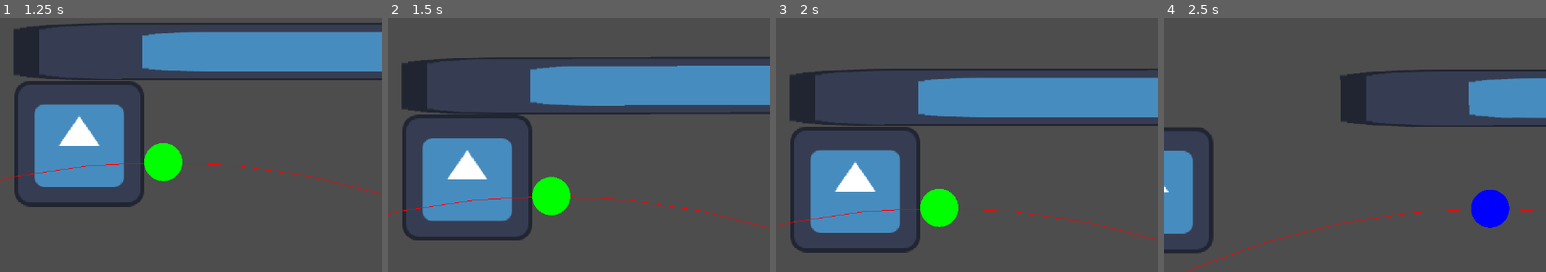
Above: before the commit, frames 1-4 (left to right).
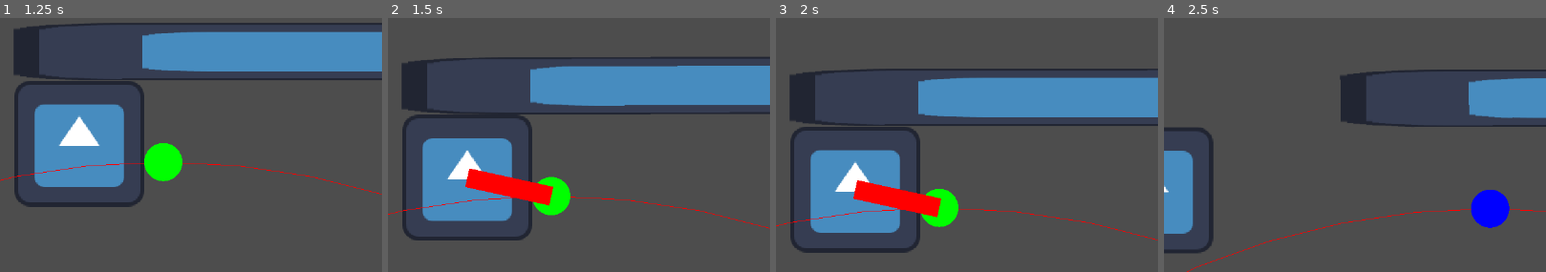
Above: after the commit, the same moments.

Repository: mrmojii/ocult
Game: Godot game, scene res://World/world.tscn
Same seed, same stepped clock (60 frames per second), same inputs: the game is played once before the commit and once after it. The engine's default icon, where the game draws it, is replaced by a stand-in: a white triangle on a blue panel in a dark square.
Inputs:
- Up to frame 1 (1.25 s): tap Enter at 0.5 s; hold W (MoveUp) from 0.53 s (still down); hold E (Interact) from 0.53 s (still down)
- Up to frame 2 (1.5 s): keep holding W (MoveUp); release E (Interact) at 1.28 s; tap E (Interact) at 1.35 s
- Up to frame 3 (2 s): keep holding W (MoveUp)
- Up to frame 4 (2.5 s): release W (MoveUp) at 2.03 s; hold A (MoveLeft) from 2.03 s (still down); hold E (Interact) from 2.03 s (still down)
The pictures show only the part of the screen within x 40-90%, y 16-66%; the shares and areas given below are measured in that part.

Frame 1 is identical in both runs. In frame 2, 1.7% of the frame differs, in the area x 20-44%, y 59-75%; in frame 3, 1.7%, in the area x 20-44%, y 63-79%; in frame 4, nothing differs.

Commit message:
add circle connections, add circle rules

Diff:
--- a/Circle/Circle.tscn
+++ b/Circle/Circle.tscn
@@ -1,6 +1,17 @@
 [gd_scene format=3 uid="uid://bug1q4ji6msk5"]
 
 [ext_resource type="Script" uid="uid://dw0a0ktds0ceo" path="res://Circle/circle.gd" id="1_53ve8"]
+[ext_resource type="Script" uid="uid://bjgb7kbdyivef" path="res://Circle/Rules/CircleRule.gd" id="2_th0qy"]
+[ext_resource type="Resource" uid="uid://bo53yoxpk7ufh" path="res://Circle/Rules/Pentagram.tres" id="3_odtd8"]
 
-[node name="Circle" type="Node2D" unique_id=1205258289]
+[node name="Circle" type="Node2D" unique_id=1205258289 node_paths=PackedStringArray("line_base", "lines")]
 script = ExtResource("1_53ve8")
+line_base = NodePath("Line2DBase")
+lines = NodePath("Lines")
+rules = Array[ExtResource("2_th0qy")]([ExtResource("3_odtd8")])
+
+[node name="Line2DBase" type="Line2D" parent="." unique_id=580386121]
+points = PackedVector2Array(0, 0, 0, 0)
+default_color = Color(1, 0, 0, 1)
+
+[node name="Lines" type="Node2D" parent="." unique_id=813654773]
--- /dev/null
+++ b/Circle/Rules/CircleRule.gd
@@ -0,0 +1,5 @@
+class_name CircleRule
+extends Resource
+
+@export var rule : Array[Vector2i]
+@export var name : String
--- /dev/null
+++ b/Circle/Rules/Pentagram.tres
@@ -0,0 +1,9 @@
+[gd_resource type="Resource" script_class="CircleRule" format=3 uid="uid://bo53yoxpk7ufh"]
+
+[ext_resource type="Script" uid="uid://bjgb7kbdyivef" path="res://Circle/Rules/CircleRule.gd" id="1_o6v0f"]
+
+[resource]
+script = ExtResource("1_o6v0f")
+rule = Array[Vector2i]([Vector2i(0, 6), Vector2i(0, 4), Vector2i(2, 8), Vector2i(2, 6), Vector2i(4, 8)])
+name = "Pentagram"
+metadata/_custom_type_script = "uid://bjgb7kbdyivef"
--- a/Circle/circle.gd
+++ b/Circle/circle.gd
@@ -5,15 +5,48 @@
 
 @export var radius : float = 150.0
 @export var points_number : int = 6
+@export var line_base : Line2D
+@export var lines : Node2D
+@export var rules : Array[CircleRule]
+
+enum CircleState
+{
+	Idle = 0,
+	MakingLine
+}
+
+var state : CircleState = CircleState.Idle
 
 var _points : Array[Point]
 var _is_active := false
+
+var _new_line : Line2D = null
+var _first_point : Point = null
+
+var _connected_points : Array[Vector2i]
 
 func _draw() -> void:
 	draw_circle(Vector2.ZERO, radius, Color.RED, false)
 
 func _ready() -> void:
 	_create_points()
+
+func _process(delta: float) -> void:
+	if state == CircleState.MakingLine:
+		_move_new_line()
+
+func _move_new_line() -> void:
+	if !_new_line:
+		state = CircleState.Idle
+		return
+
+	if _new_line.points.size() != 2:
+		_new_line.queue_free()
+		_new_line = null
+		state = CircleState.Idle
+		return
+
+	_new_line.points[1] = PlayerManager.player.global_position
 
 func _create_points() -> void:
 	var step = 360 / points_number
@@ -24,6 +57,7 @@
 		add_child(_point)
 		var _angle = deg_to_rad(angle)
 		_point.position = Vector2(sin(_angle) * radius, radius * cos(_angle))
+		_point.point_id = i
 		angle -= step
 
 func on_active() -> void:
@@ -31,3 +65,67 @@
 
 func on_disable() -> void:
 	_is_active = false
+
+func on_select_point(point : Point) -> void:
+	match state:
+		CircleState.Idle: _create_line(point)
+		CircleState.MakingLine: _connect_line(point)
+
+func _create_line(point : Point) -> void:
+	if _new_line or state != CircleState.Idle:
+		return
+
+	state = CircleState.MakingLine
+	_first_point = point
+	_new_line = line_base.duplicate()
+	_new_line.points[0] = point.global_position
+	_new_line.points.push_back(PlayerManager.player.global_position)
+	add_child(_new_line)
+	_new_line.global_position = Vector2.ZERO
+
+func _connect_line(point) -> void:
+	if !_new_line or !_first_point or state != CircleState.MakingLine:
+		return
+
+	if _first_point == point:
+		_new_line.queue_free()
+		_new_line = null
+		_first_point = null
+		state = CircleState.Idle
+		return
+
+	_connected_points.push_back(Vector2i(point.point_id, _first_point.point_id))
+
+	_new_line.points[1] = point.global_position
+	_new_line = null
+	_first_point = null
+	state = CircleState.Idle
+
+	check_for_rules()
+
+func _sort_connected_points() -> void:
+
+	for i in range(_connected_points.size()):
+		if _connected_points[i].x > _connected_points[i].y:
+			var t = _connected_points[i].x
+			_connected_points[i].x = _connected_points[i].y
+			_connected_points[i].y = t
+
+func check_for_rules() -> void:
+	var found_rule : int = -1
+	_sort_connected_points()
+
+	for i in range(rules.size()):
+		var rule = rules[i].rule
+		if rule.size() != _connected_points.size():
+			continue
+		var not_found := false
+		for r in rule:
+			if _connected_points.find(r) == -1:
+				not_found = true
+				break
+		if not_found:
+			continue
+		else:
+			found_rule = i
+			print("FOUND RULE: %s" % rules[i].name)
--- a/Circle/point.gd
+++ b/Circle/point.gd
@@ -3,6 +3,8 @@
 
 var radius : float = 10.0
 var connected := false
+
+var point_id : int = -1
 
 var is_hovered : bool = false:
 	set(v):
@@ -31,3 +33,7 @@
 func _on_area_2d_body_exited(body: Node2D) -> void:
 	if body is Player:
 		body.unhover_point(self)
+
+func select_point() -> Circle:
+	get_parent().on_select_point(self)
+	return owner
--- /dev/null
+++ b/Player/PlayerManager.gd
@@ -0,0 +1,3 @@
+extends Node
+
+var player : Player
--- a/Player/player.gd
+++ b/Player/player.gd
@@ -10,6 +10,8 @@
 var _hovered_interactalbe : Interactable
 var _picked_interactable : Interactable
 var _hovered_point : Point
+var _selected_point : Point
+var _selected_circle : Circle
 
 func add_interactable(obj : Interactable) -> void:
 	_interactables.push_back(obj)
@@ -79,12 +81,25 @@
 
 func _unhandled_input(event: InputEvent) -> void:
 	if event.is_action_pressed("Interact"):
-		if _picked_interactable:
-			_picked_interactable.on_drop()
-			_picked_interactable = null
-			if _interactables.size() == 1:
-				_hovered_interactalbe = _interactables[0]
-				_hovered_interactalbe.on_hover()
-		elif _hovered_interactalbe:
-			_hovered_interactalbe.on_interact()
-			_picked_interactable = _hovered_interactalbe
+		if not _interact_interactable():
+			_interact_point()
+
+func _interact_interactable() -> bool:
+	if _picked_interactable:
+		_picked_interactable.on_drop()
+		_picked_interactable = null
+		if _interactables.size() == 1:
+			_hovered_interactalbe = _interactables[0]
+			_hovered_interactalbe.on_hover()
+		return true
+	elif _hovered_interactalbe:
+		_hovered_interactalbe.on_interact()
+		_picked_interactable = _hovered_interactalbe
+		return true
+	return false
+
+func _interact_point() -> void:
+	if !_hovered_point:
+		return
+
+	var circle : Circle = _hovered_point.select_point()
--- /dev/null
+++ b/World/MishasPlaygrouond.tscn
@@ -0,0 +1,23 @@
+[gd_scene format=3 uid="uid://k3tltj7staoa"]
+
+[ext_resource type="Script" uid="uid://rdykefyyeu7x" path="res://World/mishas_playgrouond.gd" id="1_m06rr"]
+[ext_resource type="PackedScene" uid="uid://deqvgug1ej1nj" path="res://Player/Player.tscn" id="1_xbaxx"]
+[ext_resource type="PackedScene" uid="uid://bug1q4ji6msk5" path="res://Circle/Circle.tscn" id="2_iac5s"]
+[ext_resource type="PackedScene" uid="uid://bk5x5jvt5gnxo" path="res://World/Interactables/Interactable.tscn" id="3_iac5s"]
+
+[node name="MishasPlaygrouond" type="Node2D" unique_id=461479948]
+script = ExtResource("1_m06rr")
+
+[node name="Player" parent="." unique_id=626537056 instance=ExtResource("1_xbaxx")]
+position = Vector2(216, 78)
+
+[node name="Circle" parent="." unique_id=1205258289 instance=ExtResource("2_iac5s")]
+position = Vector2(516, 470)
+radius = 400.0
+points_number = 10
+
+[node name="Interactable" parent="." unique_id=1499809643 instance=ExtResource("3_iac5s")]
+position = Vector2(128, 366)
+
+[node name="Interactable2" parent="." unique_id=2011337648 instance=ExtResource("3_iac5s")]
+position = Vector2(258, 452)
--- /dev/null
+++ b/World/mishas_playgrouond.gd
@@ -0,0 +1,6 @@
+extends Node2D
+
+@export var player : Player
+
+func _ready() -> void:
+	PlayerManager.player = player
--- /dev/null
+++ b/World/world.gd
@@ -0,0 +1,6 @@
+extends Node2D
+
+@export var player : Player
+
+func _ready() -> void:
+	PlayerManager.player = player
--- a/World/world.tscn
+++ b/World/world.tscn
@@ -1,11 +1,14 @@
 [gd_scene format=3 uid="uid://bipfifhtmfmk7"]
 
 [ext_resource type="PackedScene" uid="uid://deqvgug1ej1nj" path="res://Player/Player.tscn" id="1_3f78f"]
+[ext_resource type="Script" uid="uid://b437hq7xk7amx" path="res://World/world.gd" id="1_k8do8"]
 [ext_resource type="PackedScene" uid="uid://bdohi63uiq6yi" path="res://World/wall.tscn" id="2_k8do8"]
 [ext_resource type="PackedScene" uid="uid://bk5x5jvt5gnxo" path="res://World/Interactables/Interactable.tscn" id="3_bkhv4"]
 [ext_resource type="PackedScene" uid="uid://bug1q4ji6msk5" path="res://Circle/Circle.tscn" id="4_yf0ba"]
 
-[node name="World" type="Node2D" unique_id=1330705175]
+[node name="World" type="Node2D" unique_id=1330705175 node_paths=PackedStringArray("player")]
+script = ExtResource("1_k8do8")
+player = NodePath("Player")
 
 [node name="Player" parent="." unique_id=626537056 instance=ExtResource("1_3f78f")]
 
--- a/project.godot
+++ b/project.godot
@@ -14,6 +14,10 @@
 run/main_scene="uid://bipfifhtmfmk7"
 config/features=PackedStringArray("4.6", "Forward Plus")
 config/icon="res://icon.svg"
+
+[autoload]
+
+PlayerManager="*uid://cshwo2iace5l1"
 
 [display]
 
Not shown, added: Circle/Rules/CircleRule.gd.uid
Not shown, added: Player/PlayerManager.gd.uid
Not shown, added: World/mishas_playgrouond.gd.uid
Not shown, added: World/world.gd.uid
